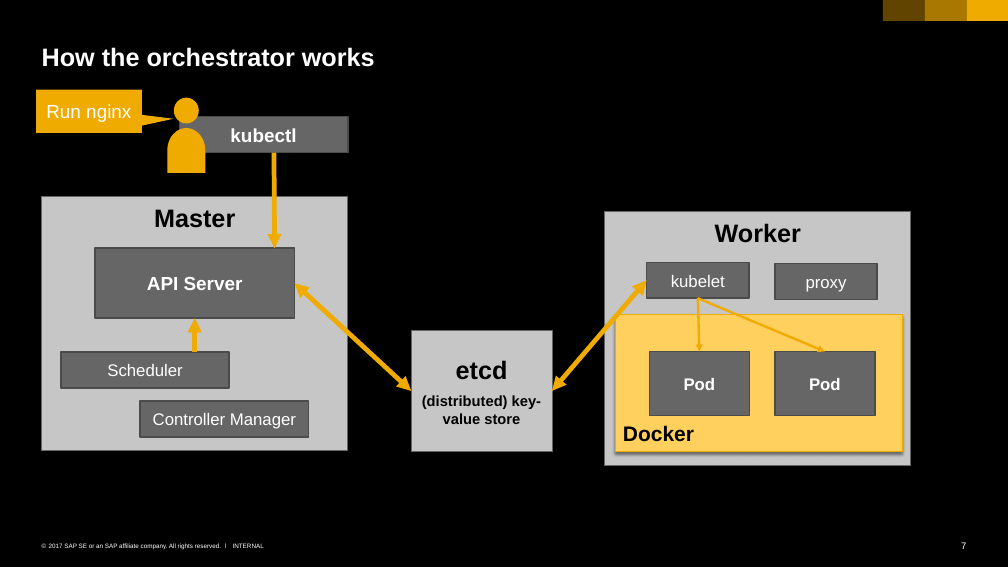
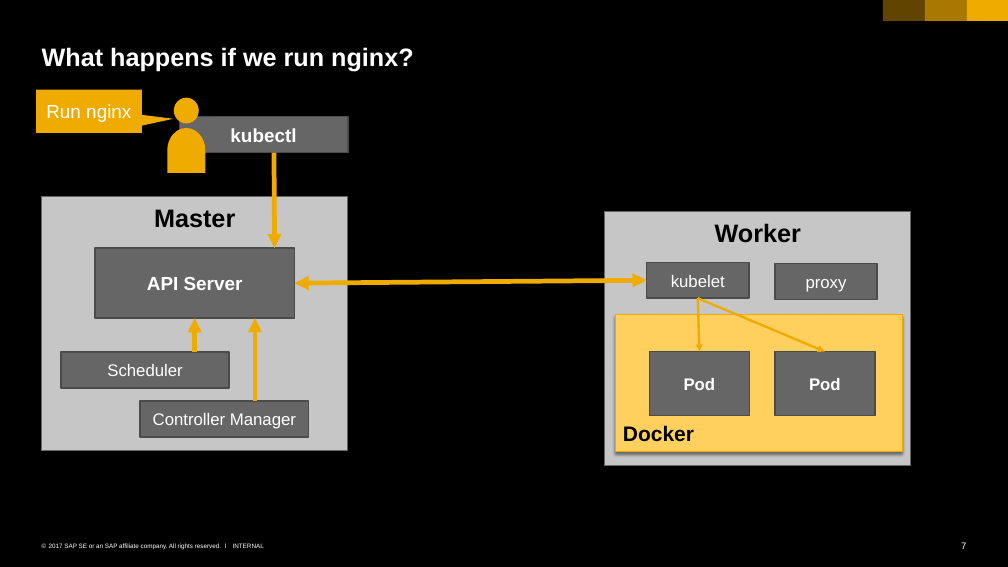
Before and after one commit to cuijiyao01/docker-k8s-training, a slide deck: slide 7 of kubernetes/01_k8s_core_components.pptx. Drawn at 1008x567 pixels with LibreOffice and Linux fonts; fonts in the diff are those of the drawing. Boxes give left, top, right and bottom in pixels: in the first picture for what was removed or moved away, otherwise in the second. Text is boxed around its words. In the diff, an @@ line names an element or a change of style, - is before the commit and + after.

Commit message:
various fixes
mostly related to: only api server talks to etcd.

```diff
--- a/kubernetes/01_k8s_core_components.pptx
+++ b/kubernetes/01_k8s_core_components.pptx
@@ title at <box>42,47,413,72</box>: text changed @@
-How the orchestrator works
+What happens if we run nginx?
@@ double arrow moved from (295, 283) - (411, 391) to (295, 283) - (647, 280) @@
@@ double arrow removed from (552, 391) to (647, 280) @@
@@ arrow added from (255, 401) to (255, 318), #F0AB00 4.5 pt @@
@@ rectangle removed at <box>411,330,552,451</box> @@
-etcd
-(distributed) key-value store
```
Also in this commit, not shown: 6 other slides changed.
